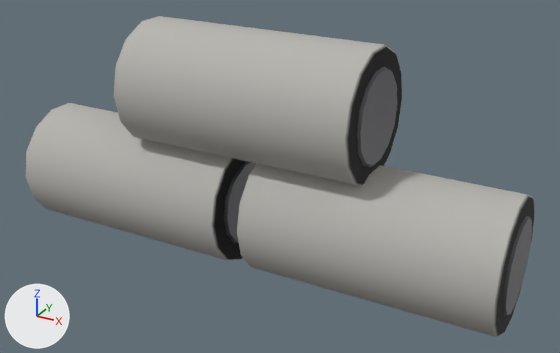
The glTF model assets/models/prop_pipe.glb: old version first, new version second.
Camera for both pictures: a 50 mm lens placed at (3.52, -5.95, 3.94), pointed at (0.24, 0.02, 0.95). Lighting does not change. The marker at lower left points along +X, +Y and +Z. The picture after the commit comes second. Where no turn or scale is listed for an object, it has been applied to the vertices.

The first picture shows 'Pipe'.
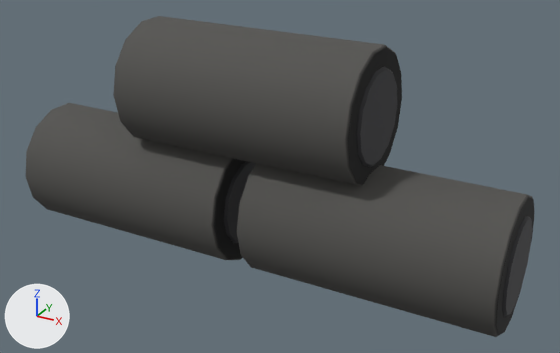
Boxes [x1, y1, x2, y2] around the edits, measured in the pictures (560 x 353 px):
'Pipe', surface changed (darker): [26, 16, 534, 337] in both

The change, as a list of edits to the scene's bpy script:
```text
Change mat_m_concrete:
    where n2 = _N.new('ShaderNodeMix'); n2.name = 'Mix'
    n2.inputs[7].default_value: (0.47, 0.46, 0.43, 1.0) -> (0.085, 0.083, 0.077, 1.0)  # 'B', grey #b6b5af -> 'B', dark grey #52514e
```
